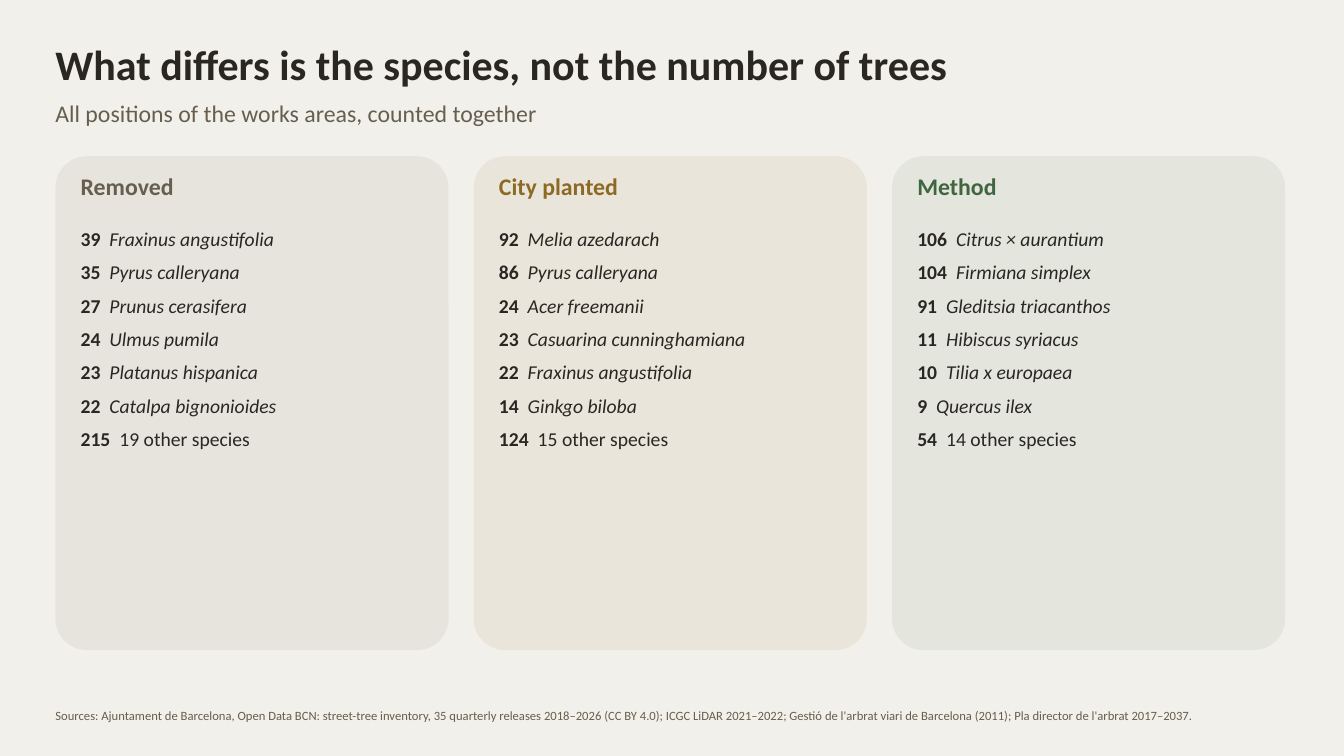
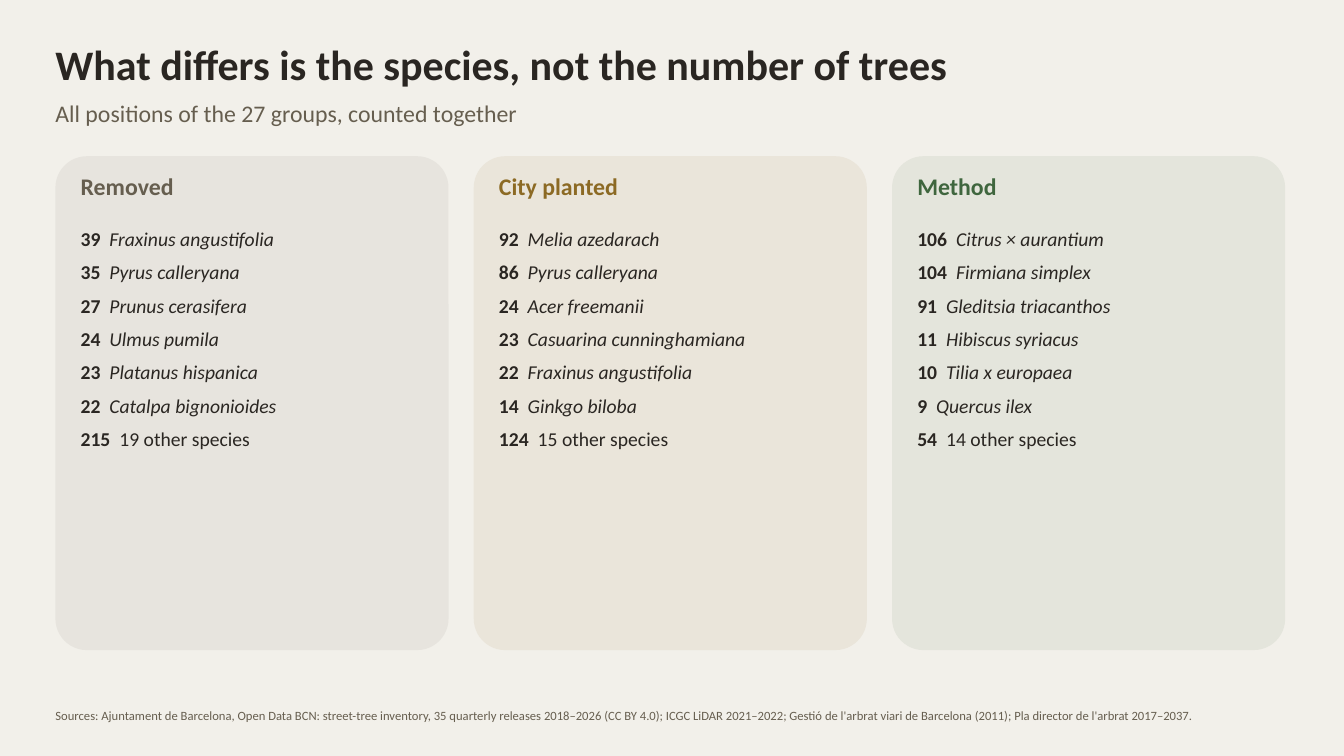
Before and after one commit to giofox96/shade-and-sponge, a slide deck: slide 9 of slides/backtest_works.pptx (slide 8 before the commit). Drawn at 1344x756 pixels with LibreOffice and Linux fonts; fonts in the diff are those of the drawing. Boxes give left, top, right and bottom in pixels: in the first picture for what was removed or moved away, otherwise in the second. Text is boxed around its words. In the diff, an @@ line names an element or a change of style, - is before the commit and + after.

```diff
--- a/slides/backtest_works.pptx
+++ b/slides/backtest_works.pptx
@@ text at box(55, 105, 517, 126): text changed @@
-All positions of the works areas, counted together
+All positions of the 27 groups, counted together
```
Also in this commit, not shown: 8 other slides changed, 1 slide added, 3 other files.
